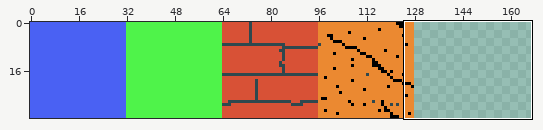
Two versions of one sprite sheet, SimpleGame/SimpleGame/Assets/Views/Level2/Level2.png. Above, an overview of the earlier version with the close-up marked.
Close-up. Before:
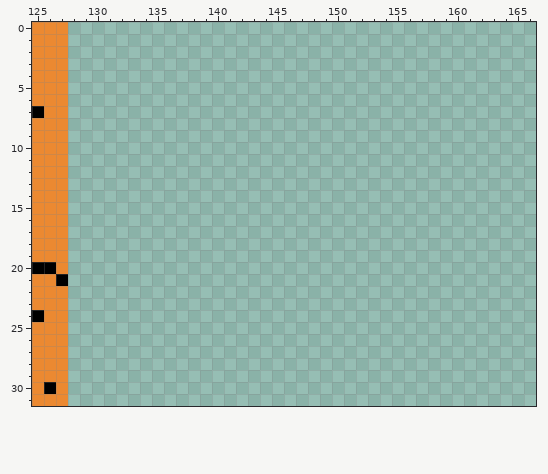
The file is 256x32 pixels. Shown: x 125..166, y 0..31. The wide view leaves out empty margins.
New version:
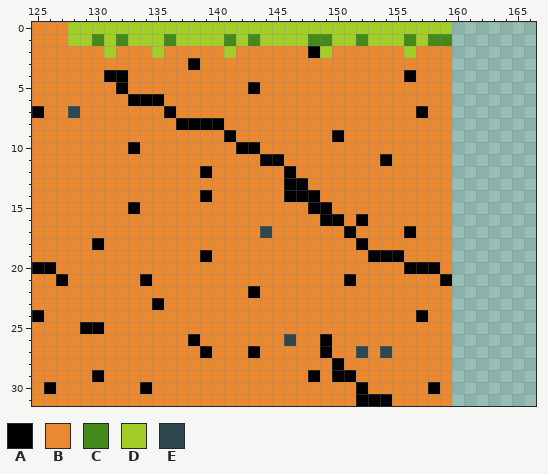
Palette (. is transparent): A #000000  B #eb8931  C #44891a  D #a3ce27  E #2f484e
Changes in this commit:
@@ x 125..166 @@
- 0 BBB.......................................
- 1 BBB.......................................
- 2 BBB.......................................
- 3 BBB.......................................
- 4 BBB.......................................
- 5 BBB.......................................
- 6 BBB.......................................
- 7 ABB.......................................
- 8 BBB.......................................
- 9 BBB.......................................
-10 BBB.......................................
-11 BBB.......................................
-12 BBB.......................................
-13 BBB.......................................
-14 BBB.......................................
-15 BBB.......................................
-16 BBB.......................................
-17 BBB.......................................
-18 BBB.......................................
-19 BBB.......................................
-20 AAB.......................................
-21 BBA.......................................
-22 BBB.......................................
-23 BBB.......................................
-24 ABB.......................................
-25 BBB.......................................
-26 BBB.......................................
-27 BBB.......................................
-28 BBB.......................................
-29 BBB.......................................
-30 BAB.......................................
-31 BBB.......................................
+ 0 BBBDDDDDDDDDDDDDDDDDDDDDDDDDDDDDDDD.......
+ 1 BBBDDCDCDDDCDDDDCDCDDDDCCDDCDDDCDCC.......
+ 2 BBBBBBDBBBDBBBBBDBBBBBBADBBBBBBDBBB.......
+ 3 BBBBBBBBBBBBBABBBBBBBBBBBBBBBBBBBBB.......
+ 4 BBBBBBAABBBBBBBBBBBBBBBBBBBBBBBABBB.......
+ 5 BBBBBBBABBBBBBBBBBABBBBBBBBBBBBBBBB.......
+ 6 BBBBBBBBAAABBBBBBBBBBBBBBBBBBBBBBBB.......
+ 7 ABBEBBBBBBBABBBBBBBBBBBBBBBBBBBBABB.......
+ 8 BBBBBBBBBBBBAAAABBBBBBBBBBBBBBBBBBB.......
+ 9 BBBBBBBBBBBBBBBBABBBBBBBBABBBBBBBBB.......
+10 BBBBBBBBABBBBBBBBAABBBBBBBBBBBBBBBB.......
+11 BBBBBBBBBBBBBBBBBBBAABBBBBBBBABBBBB.......
+12 BBBBBBBBBBBBBBABBBBBBABBBBBBBBBBBBB.......
+13 BBBBBBBBBBBBBBBBBBBBBAABBBBBBBBBBBB.......
+14 BBBBBBBBBBBBBBABBBBBBAAABBBBBBBBBBB.......
+15 BBBBBBBBABBBBBBBBBBBBBBAABBBBBBBBBB.......
+16 BBBBBBBBBBBBBBBBBBBBBBBBAABABBBBBBB.......
+17 BBBBBBBBBBBBBBBBBBBEBBBBBBABBBBABBB.......
+18 BBBBBABBBBBBBBBBBBBBBBBBBBBABBBBBBB.......
+19 BBBBBBBBBBBBBBABBBBBBBBBBBBBAAABBBB.......
+20 AABBBBBBBBBBBBBBBBBBBBBBBBBBBBBAAAB.......
+21 BBABBBBBBABBBBBBBBBBBBBBBBABBBBBBBA.......
+22 BBBBBBBBBBBBBBBBBBABBBBBBBBBBBBBBBB.......
+23 BBBBBBBBBBABBBBBBBBBBBBBBBBBBBBBBBB.......
+24 ABBBBBBBBBBBBBBBBBBBBBBBBBBBBBBBABB.......
+25 BBBBAABBBBBBBBBBBBBBBBBBBBBBBBBBBBB.......
+26 BBBBBBBBBBBBBABBBBBBBEBBABBBBBBBBBB.......
+27 BBBBBBBBBBBBBBABBBABBBBBABBEBEBBBBB.......
+28 BBBBBBBBBBBBBBBBBBBBBBBBBABBBBBBBBB.......
+29 BBBBBABBBBBBBBBBBBBBBBBABAABBBBBBBB.......
+30 BABBBBBBBABBBBBBBBBBBBBBBBBABBBBBAB.......
+31 BBBBBBBBBBBBBBBBBBBBBBBBBBBAAABBBBB.......
Pixel boxes of the changes (left, top, right, bottom) in both close-ups:
added: (68, 22, 452, 406)
